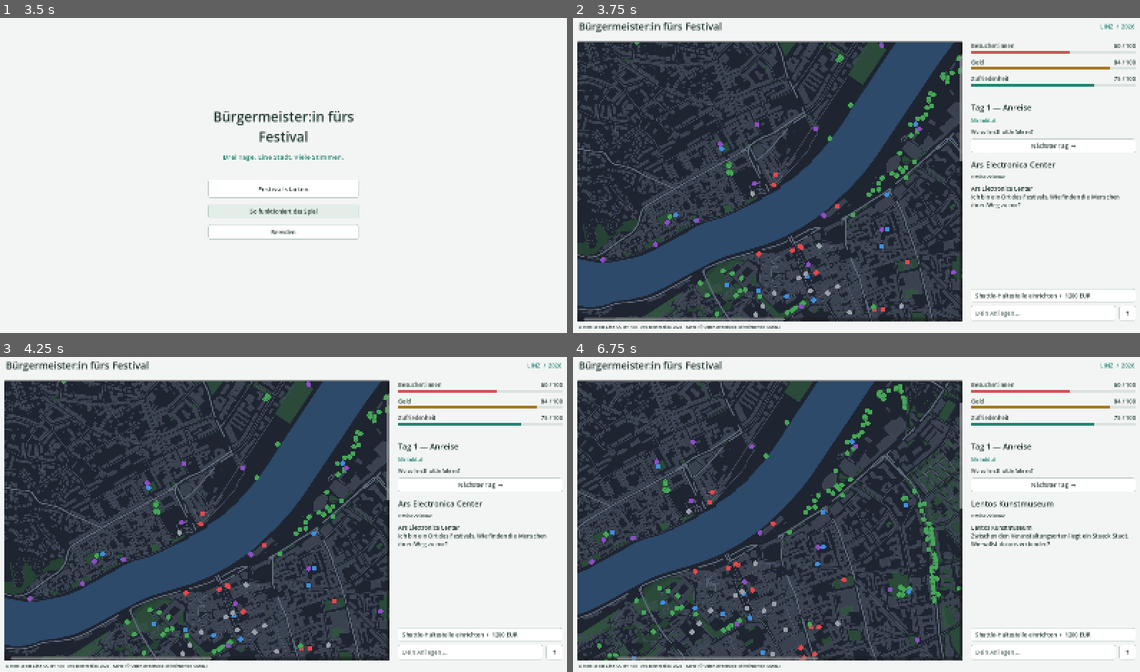
Above: before the commit, frames 1-4 (two rows, left to right).
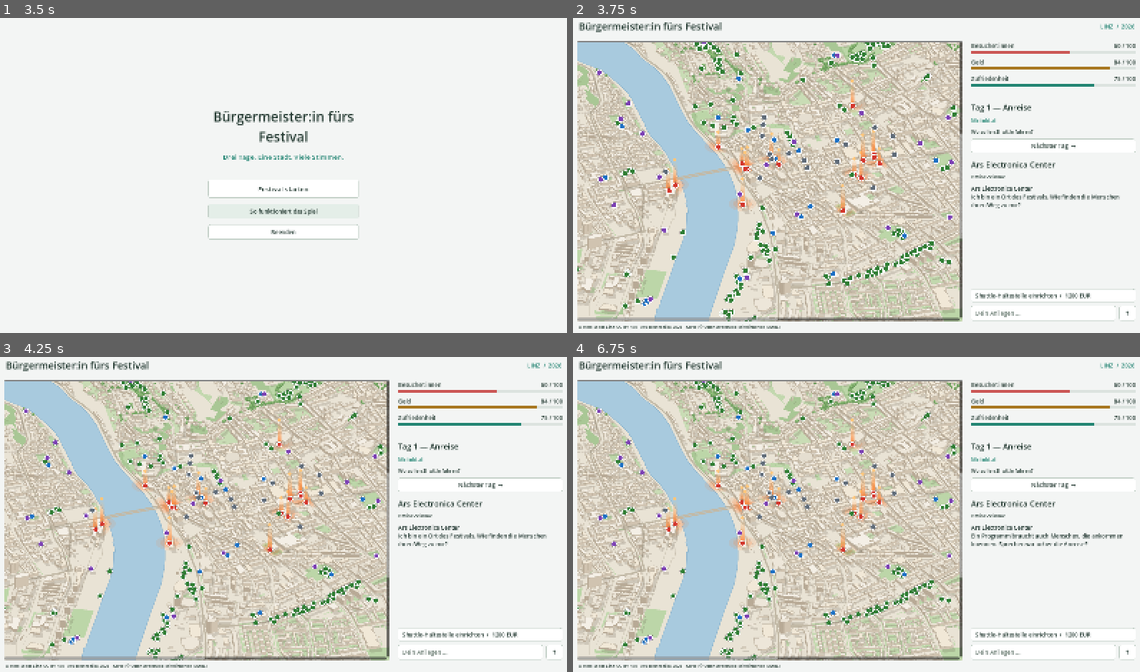
Above: after the commit, the same moments.

Repository: LPuehringerStudent/KI-Hackathon-2026
Game: Godot game, scene res://scenes/main.tscn
Same seed, same stepped clock (60 frames per second), same inputs: the game is played once before the commit and once after it.
Inputs (mouse positions are in pixels of both pictures, inside the frame that each line leads up to):
- Up to frame 1 (3.5 s): click "So funktioniert das Spiel" at 0.5 s; click "So funktioniert das Spiel" at 1.25 s; click "So funktioniert das Spiel" at 2 s; click "So funktioniert das Spiel" at 2.75 s
- Up to frame 2 (3.75 s): click "Festival starten" at 3.5 s
- Up to frame 3 (4.25 s): no input
- Up to frame 4 (6.75 s): click (1043, 653) at 4.27 s; type "12" at 4.35 s; click (771, 523) at 5.02 s; click (675, 523) at 5.77 s; click (839, 546) at 6.52 s

Frame 1 is identical in both runs. In frame 2, 60% of the frame differs, in the area x 0-69%, y 7-97%; in frame 3, 60%; in frame 4, 61%, in the area x 0-98%, y 7-97%.

Commit message:
feat: isometric 2.5D map — extruded buildings, trees, venue beacons

Diff:
--- a/game/godot/data/map_meta.json
+++ b/game/godot/data/map_meta.json
@@ -1,4 +1,6 @@
 {
+ "format_version": 2,
+ "projection": "iso30",
  "width": 2048,
  "height": 2048,
  "lat_min": 48.284,
@@ -7,7 +9,10 @@
  "lon_max": 14.32,
  "km_per_deg_lon": 74.05344308012344,
  "km_per_deg_lat": 110.57,
- "scale_px_per_km": 544.7706802717643,
- "projection": "equirectangular corrected for lat 48.3 (see project())",
- "source": "OpenStreetMap via Overpass (ODbL), rendered by tools/render_map.py"
+ "cos_a": 0.8660254037844387,
+ "sin_a": 0.49999999999999994,
+ "scale": 500.13051677700014,
+ "offset_x": 1036.2808136739616,
+ "offset_y": 110,
+ "source": "OpenStreetMap via Overpass (ODbL) + festival venue data; isometric 2.5D render by tools/render_map.py"
 }
--- a/game/godot/scripts/map_view.gd
+++ b/game/godot/scripts/map_view.gd
@@ -1,7 +1,9 @@
 class_name MapView
 extends PanelContainer
-## Interactive map: baked Innenstadt PNG with clickable entity markers.
-## Track A owns this file; main.tscn integration is Track C's job.
+## Interactive map: baked isometric 2.5D Innenstadt PNG with clickable entity
+## markers. Track A owns this file; main.tscn integration is Track C's job.
+## The lat/lon->pixel transform mirrors tools/render_map.py (iso30) via
+## map_meta.json format_version 2.
 
 signal entity_clicked(id: String, type: String)
 
@@ -9,21 +11,28 @@
 const MAP_TEXTURE_PATH := "res://assets/innenstadt_map.png"
 const MARKER_SIZE := 18
 
-# marker colors match the plan: venue red, tree green, fountain blue,
-# toilet purple, street gray
+# marker colors tuned for the light iso map (darker cores, white ring drawn in
+# _make_dot): venue red, tree green, fountain blue, toilet purple, street gray
 const MARKER_COLORS := {
-	"venue": Color("#e5484d"),
-	"tree": Color("#46a758"),
-	"fountain": Color("#3e8fde"),
-	"toilet": Color("#8e4ec6"),
-	"street": Color("#9ba1ab"),
+	"venue": Color("#d3362c"),
+	"tree": Color("#2e7d32"),
+	"fountain": Color("#1a6fc4"),
+	"toilet": Color("#7b3fb3"),
+	"street": Color("#5f6b78"),
 }
+
+const DAY_TINTS := [
+	Color.WHITE,                    # Tag 1 — neutral
+	Color(0.92, 0.97, 1.08),        # Tag 2 — cool morning
+	Color(1.08, 0.86, 0.70),        # Tag 3 — Hitzetag glow
+]
 
 var markers := {}
 
 var _meta := {}
 var _scroll: ScrollContainer
 var _map_root: Control
+var _map_rect: TextureRect
 var _dot_cache := {}
 
 
@@ -31,7 +40,7 @@
 	_meta = JSON.parse_string(FileAccess.get_file_as_string(META_PATH))
 	_scroll = $Scroll
 	_map_root = $Scroll/MapRoot
-	var map_rect: TextureRect = $Scroll/MapRoot/Map
+	_map_rect = $Scroll/MapRoot/Map
 	# ResourceLoader first: required for export builds (res:// PNGs are imported
 	# at export time). ResourceLoader.exists() guards the headless `-s` case,
 	# where load() on an unimported resource stalls instead of returning null.
@@ -45,7 +54,7 @@
 	if tex == null:
 		push_error("map_view: cannot load " + MAP_TEXTURE_PATH)
 	else:
-		map_rect.texture = tex
+		_map_rect.texture = tex
 	refresh()
 
 
@@ -71,18 +80,25 @@
 	return node.load_all()
 
 
-## WGS84 -> pixel coords. Mirrors tools/render_map.py project(); the projection
-## constants come from map_meta.json (written by render_map.py) with the
-## hardcoded values as fallback for stale meta files.
+## WGS84 -> pixel coords. Mirrors tools/render_map.py iso30 projection:
+## gx/gy in km from the west/south edges, then the 30-degree iso transform.
+## Constants come from map_meta.json (single source of truth).
 func latlon_to_pixel(lat: float, lon: float) -> Vector2:
-	var km_per_deg_lon := float(_meta.get("km_per_deg_lon", 111.32 * cos(deg_to_rad(48.3))))
-	var km_per_deg_lat := float(_meta.get("km_per_deg_lat", 110.57))
-	var x := (lon - float(_meta.lon_min)) * km_per_deg_lon
-	var y := (float(_meta.lat_max) - lat) * km_per_deg_lat
-	var w_km := (float(_meta.lon_max) - float(_meta.lon_min)) * km_per_deg_lon
-	var h_km := (float(_meta.lat_max) - float(_meta.lat_min)) * km_per_deg_lat
-	var scale := float(_meta.get("scale_px_per_km", float(_meta.width) / maxf(w_km, h_km)))
-	return Vector2(x * scale, y * scale)
+	var gx := (lon - float(_meta.lon_min)) * float(_meta.km_per_deg_lon)
+	var gy := (lat - float(_meta.lat_min)) * float(_meta.km_per_deg_lat)
+	var scale := float(_meta.scale)
+	var sx := (gx - gy) * float(_meta.cos_a) * scale + float(_meta.offset_x)
+	var sy := (gx + gy) * float(_meta.sin_a) * scale + float(_meta.offset_y)
+	return Vector2(sx, sy)
+
+
+## Day tint for the baked map (Tag 1 neutral, Tag 2 cool, Tag 3 Hitzetag).
+## Track C calls this on day change; markers stay untinted for readability.
+func set_day_tint(day: int) -> void:
+	if _map_rect == null:
+		return
+	var index := clampi(day - 1, 0, DAY_TINTS.size() - 1)
+	_map_rect.modulate = DAY_TINTS[index]
 
 
 func _add_marker(entity: Dictionary, entity_type: String) -> void:
@@ -94,8 +110,26 @@
 	dot.tooltip_text = str(entity.get("name", id))
 	dot.position = latlon_to_pixel(float(entity.lat), float(entity.lon)) - Vector2(MARKER_SIZE, MARKER_SIZE) / 2.0
 	dot.pressed.connect(func() -> void: entity_clicked.emit(id, entity_type))
+	dot.mouse_entered.connect(func() -> void: _hover(dot, true))
+	dot.mouse_exited.connect(func() -> void: _hover(dot, false))
 	_map_root.add_child(dot)
 	markers[id] = dot
+	_pop_in(dot)
+
+
+func _pop_in(dot: TextureButton) -> void:
+	dot.scale = Vector2.ZERO
+	var tween := create_tween()
+	tween.set_trans(Tween.TRANS_BACK).set_ease(Tween.EASE_OUT)
+	tween.tween_property(dot, "scale", Vector2.ONE, 0.35)
+
+
+func _hover(dot: TextureButton, on: bool) -> void:
+	if dot.disabled:
+		return
+	var tween := create_tween()
+	tween.set_trans(Tween.TRANS_SPRING)
+	tween.tween_property(dot, "scale", Vector2(1.35, 1.35) if on else Vector2.ONE, 0.18)
 
 
 ## state: "neutral" | "affected" | "resolved"
@@ -128,10 +162,14 @@
 		return _dot_cache[key]
 	var img := Image.create_empty(MARKER_SIZE, MARKER_SIZE, false, Image.FORMAT_RGBA8)
 	var center := Vector2(MARKER_SIZE, MARKER_SIZE) / 2.0
-	var radius := MARKER_SIZE / 2.0 - 1.5
+	var outer := MARKER_SIZE / 2.0 - 0.5
+	var inner := MARKER_SIZE / 2.0 - 3.0
 	for x in MARKER_SIZE:
 		for y in MARKER_SIZE:
-			if Vector2(x, y).distance_to(center) <= radius:
+			var d := Vector2(x, y).distance_to(center)
+			if d <= outer:
+				img.set_pixel(x, y, Color.WHITE)      # ring for contrast on the light map
+			if d <= inner:
 				img.set_pixel(x, y, color)
 	var tex := ImageTexture.create_from_image(img)
 	_dot_cache[key] = tex
Binary file changed: game/godot/assets/innenstadt_map.png
Not shown, changed: game/godot/assets/innenstadt_map.png.import
Not shown, changed: tools/render_map.py
